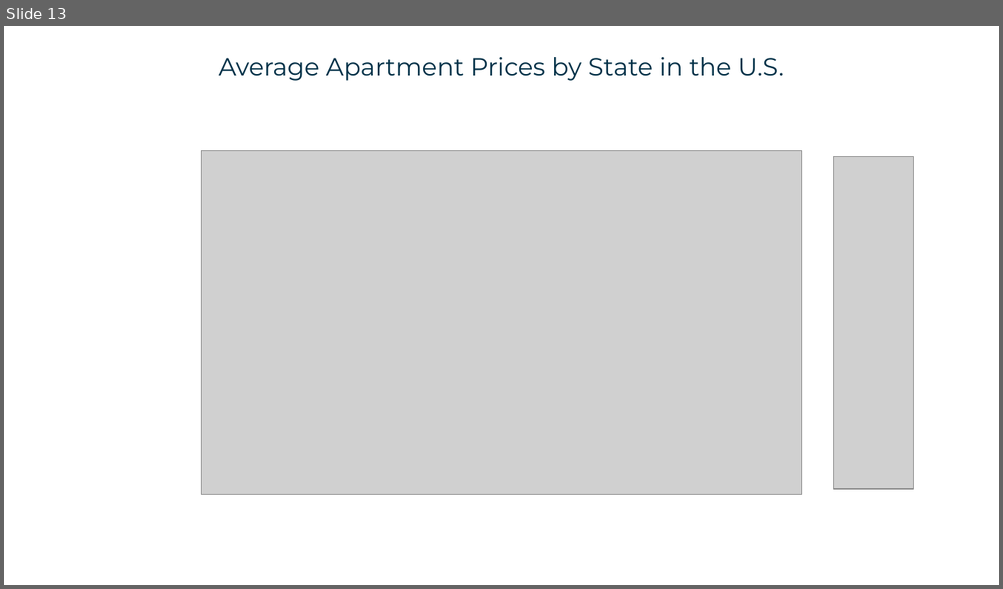
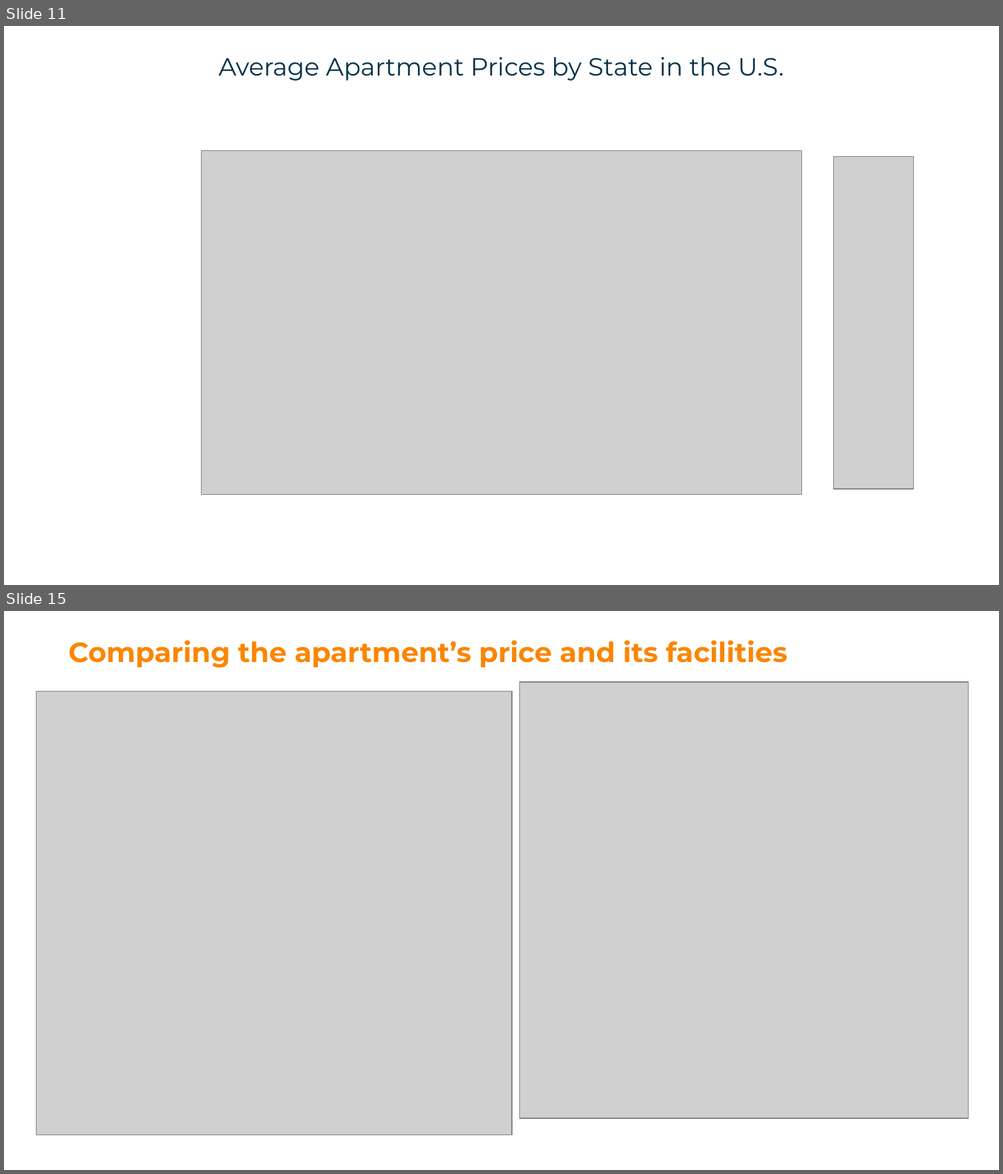
Before and after one commit to tghcb9/dataanalytics-project1-group6, a slide deck: submission/presentation/docs/Project 1 Presentation - Group 6.pptx. Shown one above the other, each under a label of ours: slide 13 before the commit, slides 11 and 15 after it; the slides between them are not shown. The pictures are 1003x589 and 1003x1174 pixels, drawn with LibreOffice and Linux fonts; fonts in the diff are those of the drawing; grey boxes stand for pictures. Boxes give left, top, right and bottom in pixels: in the first picture for what was removed or moved away, otherwise in the second. Text is boxed around its words. In the diff, an @@ line names an element or a change of style, - is before the commit and + after.

```diff
--- a/submission/presentation/docs/Project 1 Presentation - Group 6.pptx
+++ b/submission/presentation/docs/Project 1 Presentation - Group 6.pptx
@@ slide 15 added at box(4, 611, 999, 1170), background #FFFFFF @@
@@ text added at box(68, 640, 787, 668), 20 pt, text #FB8500, bold @@
+Comparing the apartment’s price and its facilities
@@ picture added at box(36, 692, 511, 1136) @@
@@ picture added at box(519, 683, 967, 1119) @@
@@ what was slide 13 is now slide 11 @@
```
Also in this commit, not shown: 11 slides changed, 6 other slides added, 5 slides removed, 3 other files.
